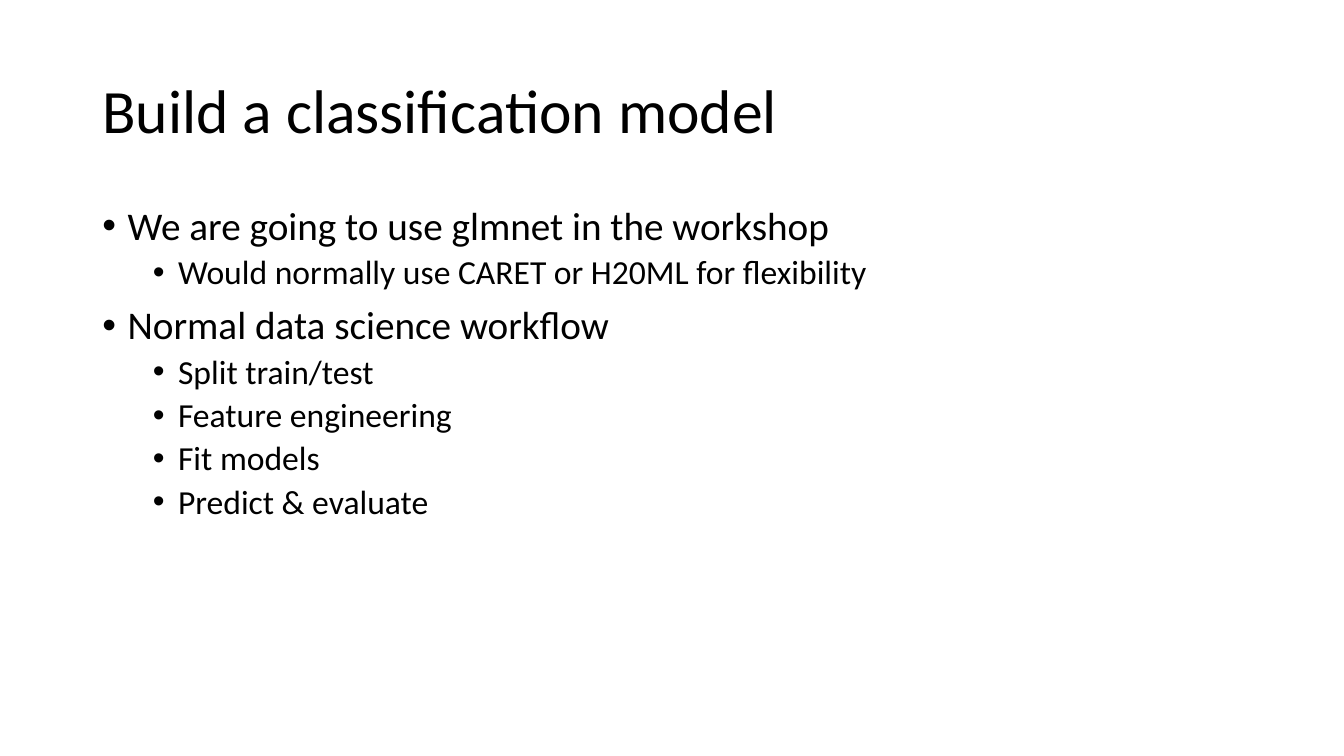
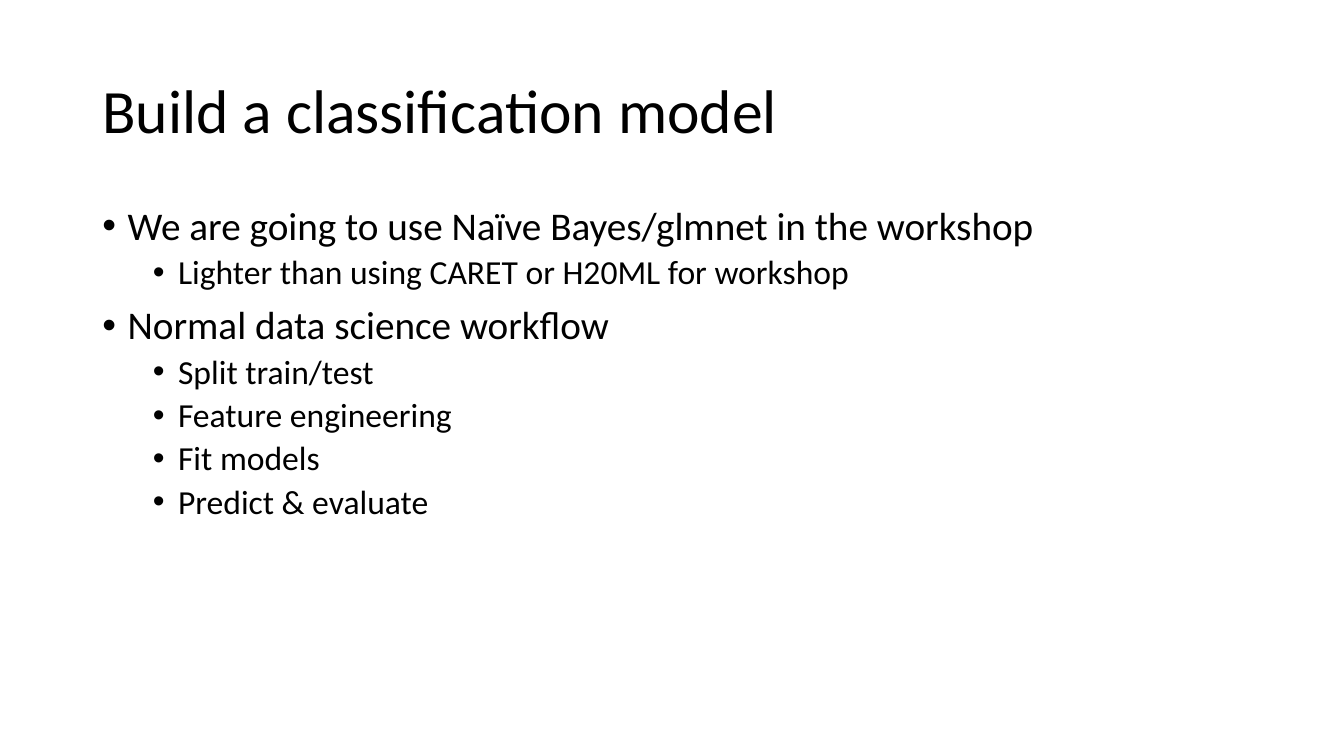
Before and after one commit to MeyerGrace/eRum_2018_prep, a slide deck: slide 20 of eRumWorkshop.pptx (slide 21 before the commit). Drawn at 1344x756 pixels with LibreOffice and Linux fonts; fonts in the diff are those of the drawing; background and template pictures are left out. Boxes give left, top, right and bottom in pixels: in the first picture for what was removed or moved away, otherwise in the second. Text is boxed around its words. In the diff, an @@ line names an element or a change of style, - is before the commit and + after.

```diff
--- a/eRumWorkshop.pptx
+++ b/eRumWorkshop.pptx
@@ text at box(128, 212, 1033, 290): text changed; size 24 to 28 pt @@
-• We are going to use glmnet in the workshop
-  • Would normally use CARET or H20ML for flexibility
+• We are going to use Naïve Bayes/glmnet in the workshop
+  • Lighter than using CARET or H20ML for workshop
```
Also in this commit, not shown: 8 other slides changed, 3 slides removed.
